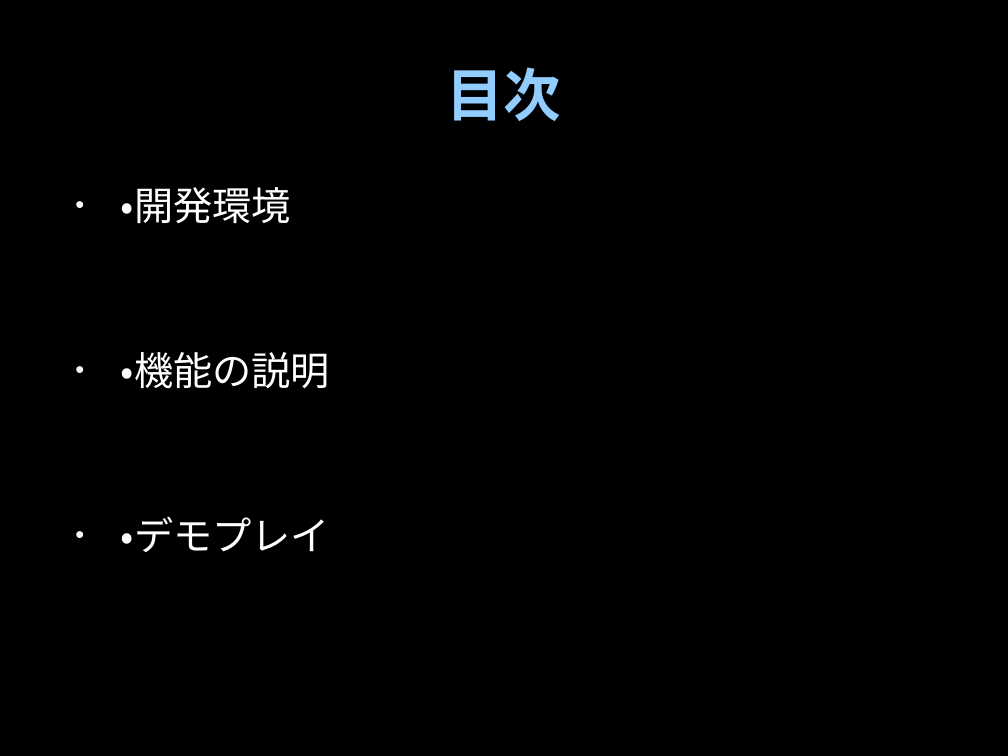
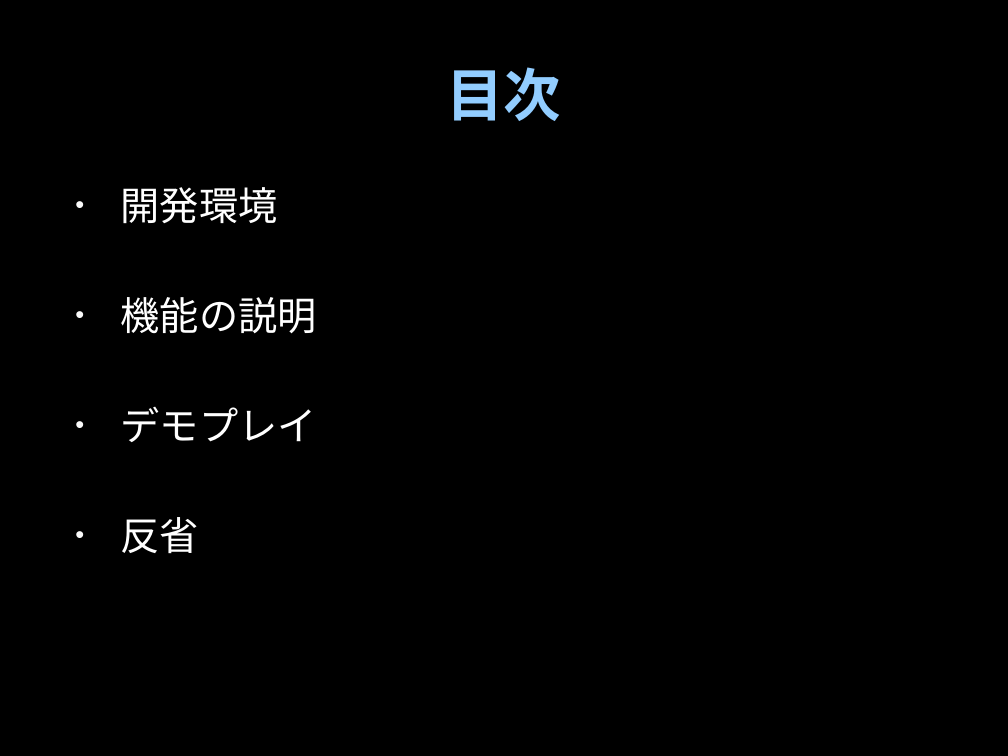
Before and after one commit to 670ml/artshackathon, a slide deck: slide 2 of 発表資料.pptx. Drawn at 1008x756 pixels with LibreOffice and Linux fonts; fonts in the diff are those of the drawing; background and template pictures are left out. Boxes give left, top, right and bottom in pixels: in the first picture for what was removed or moved away, otherwise in the second. Text is boxed around its words. In the diff, an @@ line names an element or a change of style, - is before the commit and + after.

```diff
--- a/発表資料.pptx
+++ b/発表資料.pptx
@@ text at [121,187,317,554]: text changed @@
-• ・開発環境
-• ・機能の説明
-• ・デモプレイ
+• 開発環境
+• 機能の説明
+• デモプレイ
+• 反省
```
Also in this commit, not shown: 1 slide added.
